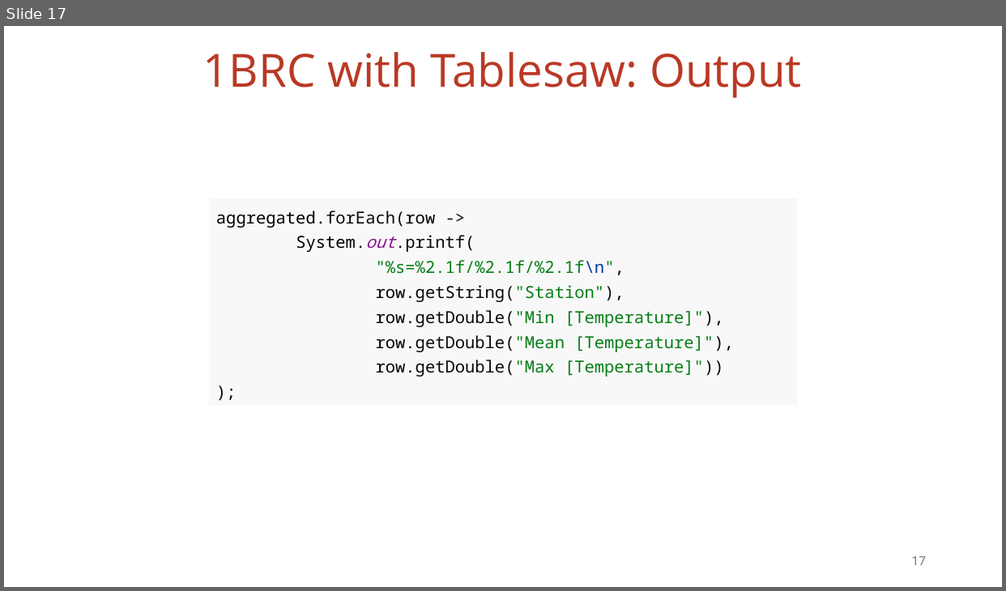
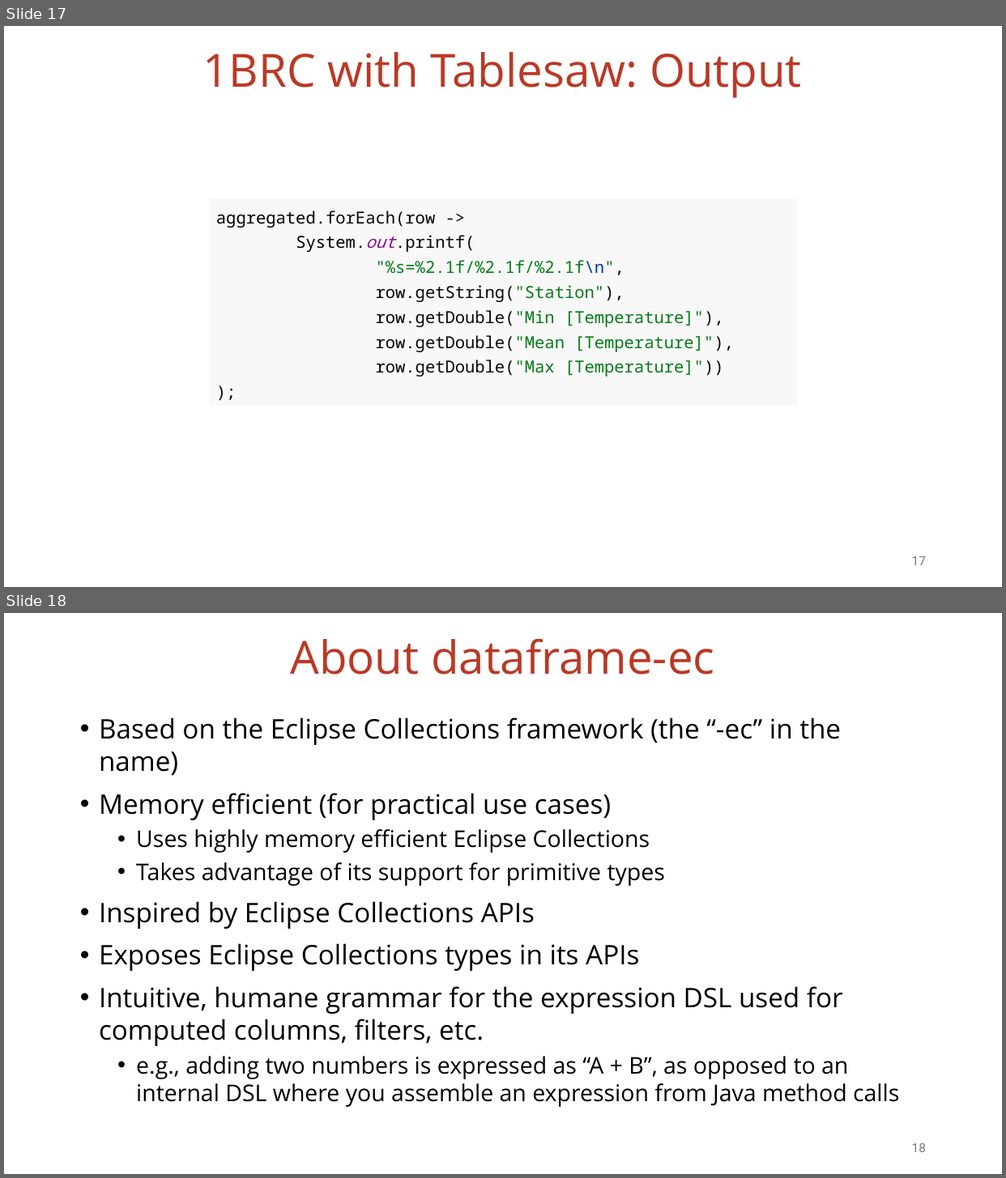
Before and after one commit to vmzakharov/missing-dataframe-talk, a slide deck: presentation/Missing_Dataframe_Short.pptx. Shown one above the other, each under a label of ours: slide 17 before the commit, slides 17 and 18 after it. The pictures are 1006x591 and 1006x1178 pixels, drawn with LibreOffice and Linux fonts; fonts in the diff are those of the drawing. Boxes give left, top, right and bottom in pixels: in the first picture for what was removed or moved away, otherwise in the second. Text is boxed around its words. In the diff, an @@ line names an element or a change of style, - is before the commit and + after.

```diff
--- a/presentation/Missing_Dataframe_Short.pptx
+++ b/presentation/Missing_Dataframe_Short.pptx
@@ slide 18 added at [4, 613, 1002, 1174], background #FFFFFF @@
@@ title added at [291, 639, 715, 675], 44 pt, text #BA3925 @@
+About dataframe-ec
@@ text added at [99, 717, 899, 1107], 25.9 pt, text #000000 @@
+• Based on the Eclipse Collections framework (the “-ec” in the name)
+• Memory efficient (for practical use cases)
+  • Uses highly memory efficient Eclipse Collections
+  • Takes advantage of its support for primitive types
+• Inspired by Eclipse Collections APIs
+• Exposes Eclipse Collections types in its APIs
+• Intuitive, humane grammar for the expression DSL used for computed columns, filters, etc.
+  • e.g., adding two numbers is expressed as “A + B”, as opposed to an internal DSL where you assemble an expression from Java method calls
@@ page number added at [912, 1144, 926, 1152], 12 pt, text #797979 @@
+18
```
Also in this commit, not shown: 7 slides changed, 3 other files.
